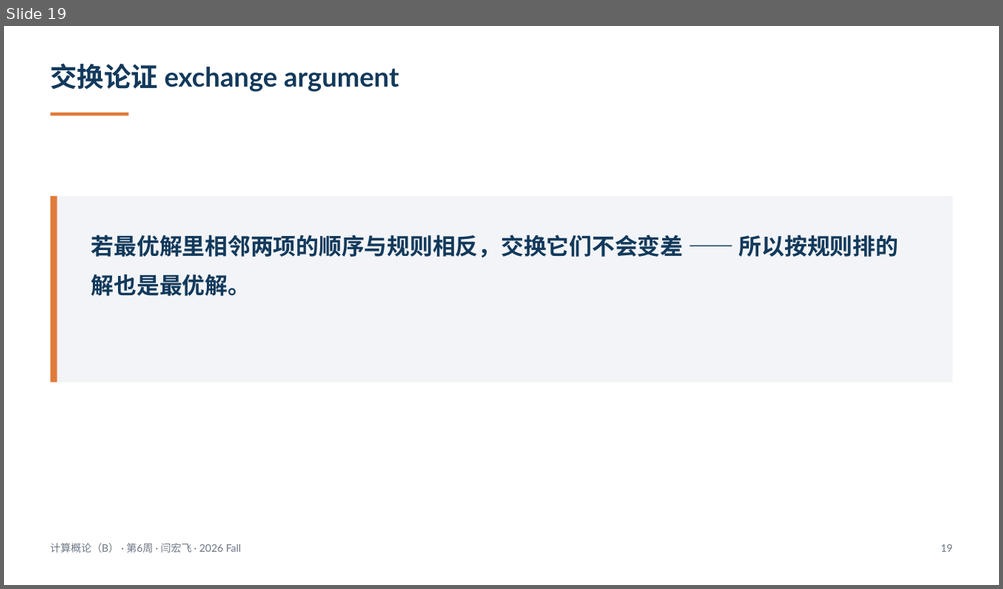
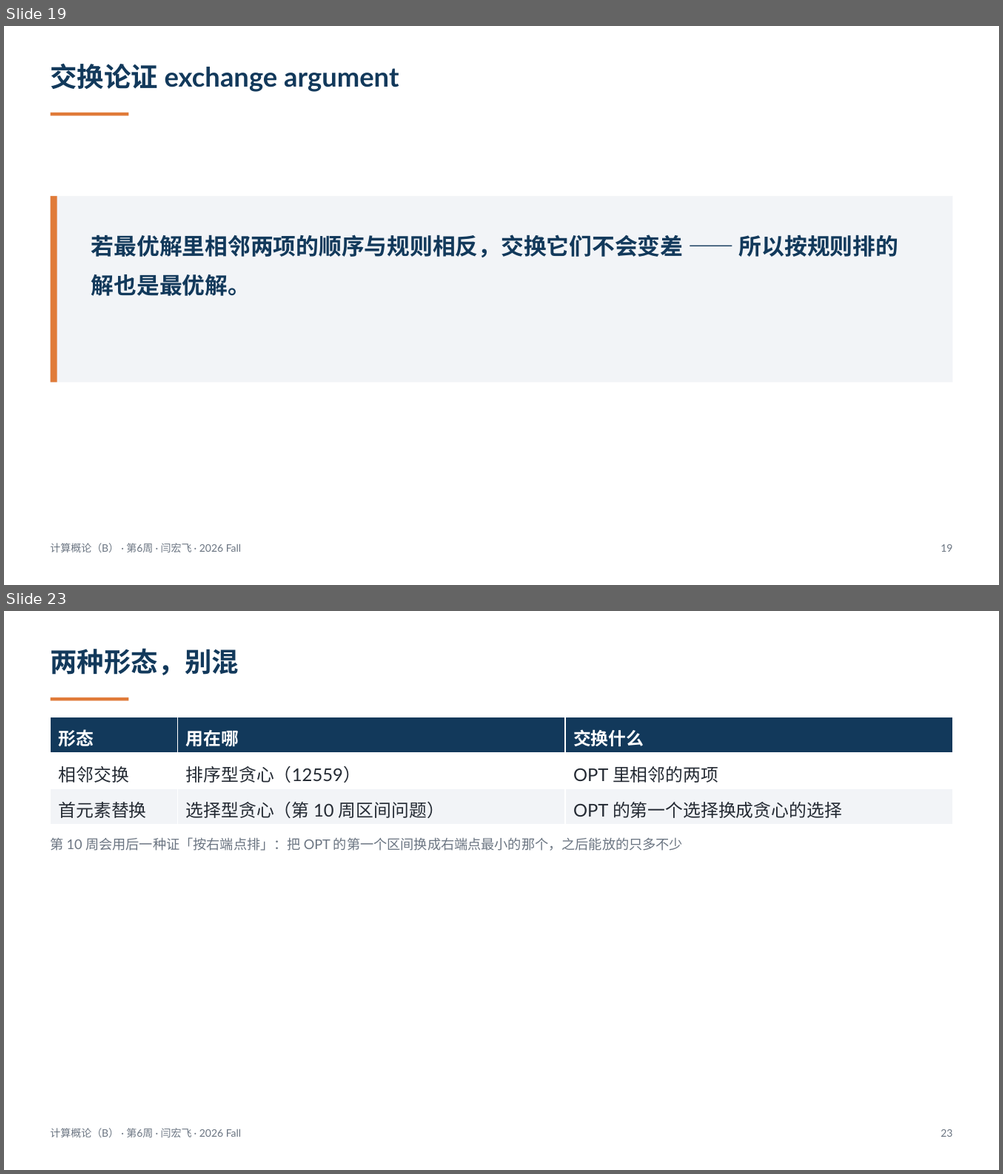
Before and after one commit to GMyhf/2026fall-cs101, a slide deck: courseware/202610_ADS_W06_Matrices_Sorting_Greedy.pptx. Shown one above the other, each under a label of ours: slide 19 before the commit, slides 19 and 23 after it; the slides between them are not shown. The pictures are 1003x589 and 1003x1174 pixels, drawn with LibreOffice and Linux fonts; fonts in the diff are those of the drawing. Boxes give left, top, right and bottom in pixels: in the first picture for what was removed or moved away, otherwise in the second. Text is boxed around its words. In the diff, an @@ line names an element or a change of style, - is before the commit and + after.

```diff
--- a/courseware/202610_ADS_W06_Matrices_Sorting_Greedy.pptx
+++ b/courseware/202610_ADS_W06_Matrices_Sorting_Greedy.pptx
@@ slide 23 added at [4, 611, 999, 1170], background #FFFFFF @@
@@ text added at [50, 648, 239, 675], 26 pt, text #12395B, bold @@
+两种形态，别混
@@ rectangle added at [51, 698, 128, 701], fill #E07B39 @@
@@ table added at [51, 717, 952, 824], 3 rows, 3 columns @@
+形态 | 用在哪 | 交换什么
+相邻交换 | 排序型贪心（12559） | OPT 里相邻的两项
+首元素替换 | 选择型贪心（第 10 周区间问题） | OPT 的第一个选择换成贪心的选择
@@ text added at [50, 837, 683, 851], 13 pt, text #6B7582 @@
+第 10 周会用后一种证「按右端点排」：把 OPT 的第一个区间换成右端点最小的那个，之后能放的只多不少
@@ text added at [50, 1128, 241, 1138], 10 pt, text #6B7582 @@
+计算概论（B） · 第6周 · 闫宏飞 · 2026 Fall
@@ text added at [940, 1130, 952, 1137], 10 pt, text #6B7582 @@
+23
```
Also in this commit, not shown: 7 slides changed, 4 other slides added, 7 other files.
